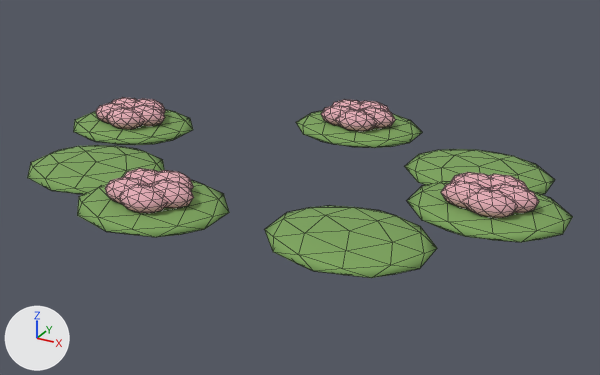
One commit to the glTF model public/models/prop-lilies.glb: the scene before it, then after it.
The view is the same before and after, from a 50 mm lens placed at (1.376, -2.366, 1.243), pointed at (0.077, -0.004, 0.062). Lighting does not change. The marker at lower left points along +X, +Y and +Z. The picture after the commit comes second. Mesh edges are drawn as thin lines.

Objects in the first picture: 'prop-lilies_leaf', 'prop-lilies_pink'.
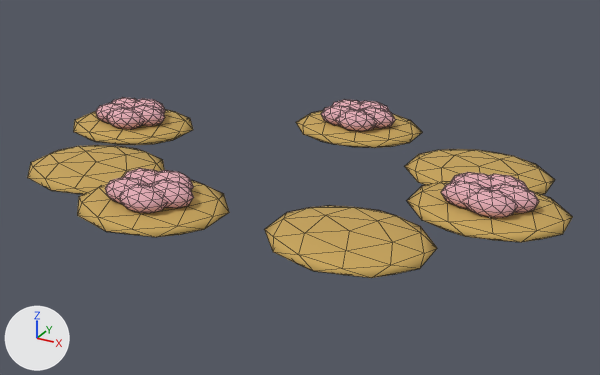
Pixel boxes (x1, y1, x2, y2) of what changed, in the pictures (600 x 375 px):
'prop-lilies_leaf', recoloured (green to orange): (27, 109, 573, 278) in both

The change, as a list of edits to the scene's bpy script:
```text
Change mat_leaf:
    mat_leaf.base_color: (0.2, 0.37, 0.105) -> (0.57, 0.37, 0.1)  # green #7ca45b -> orange #c7a459
```
